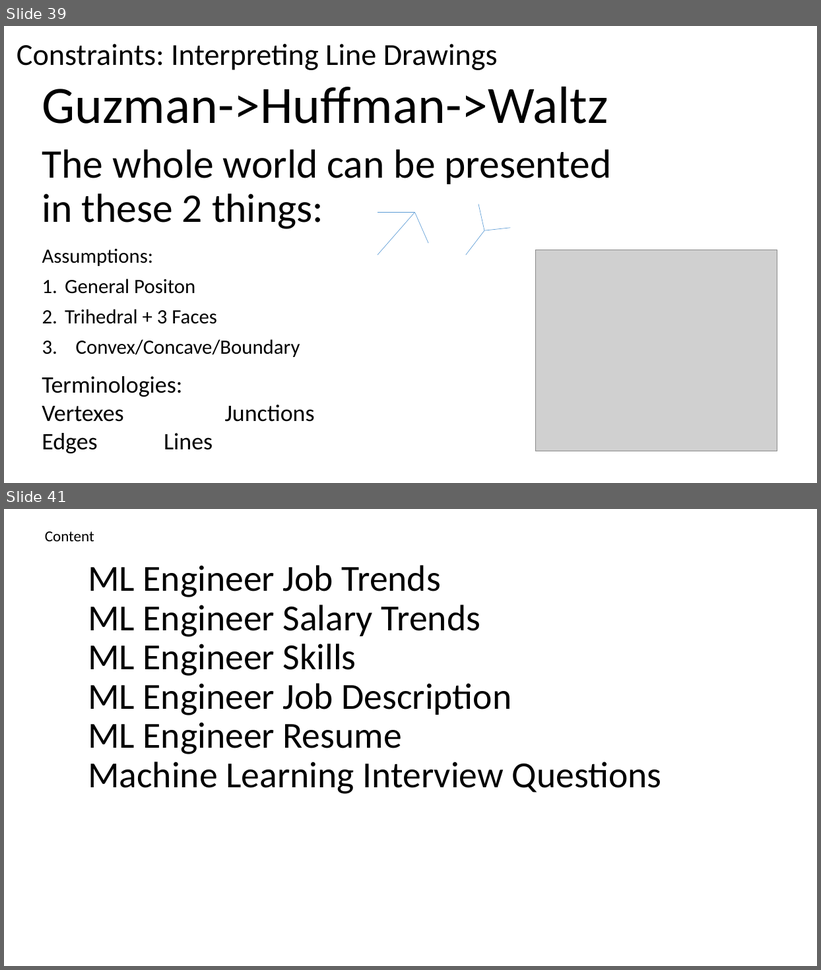
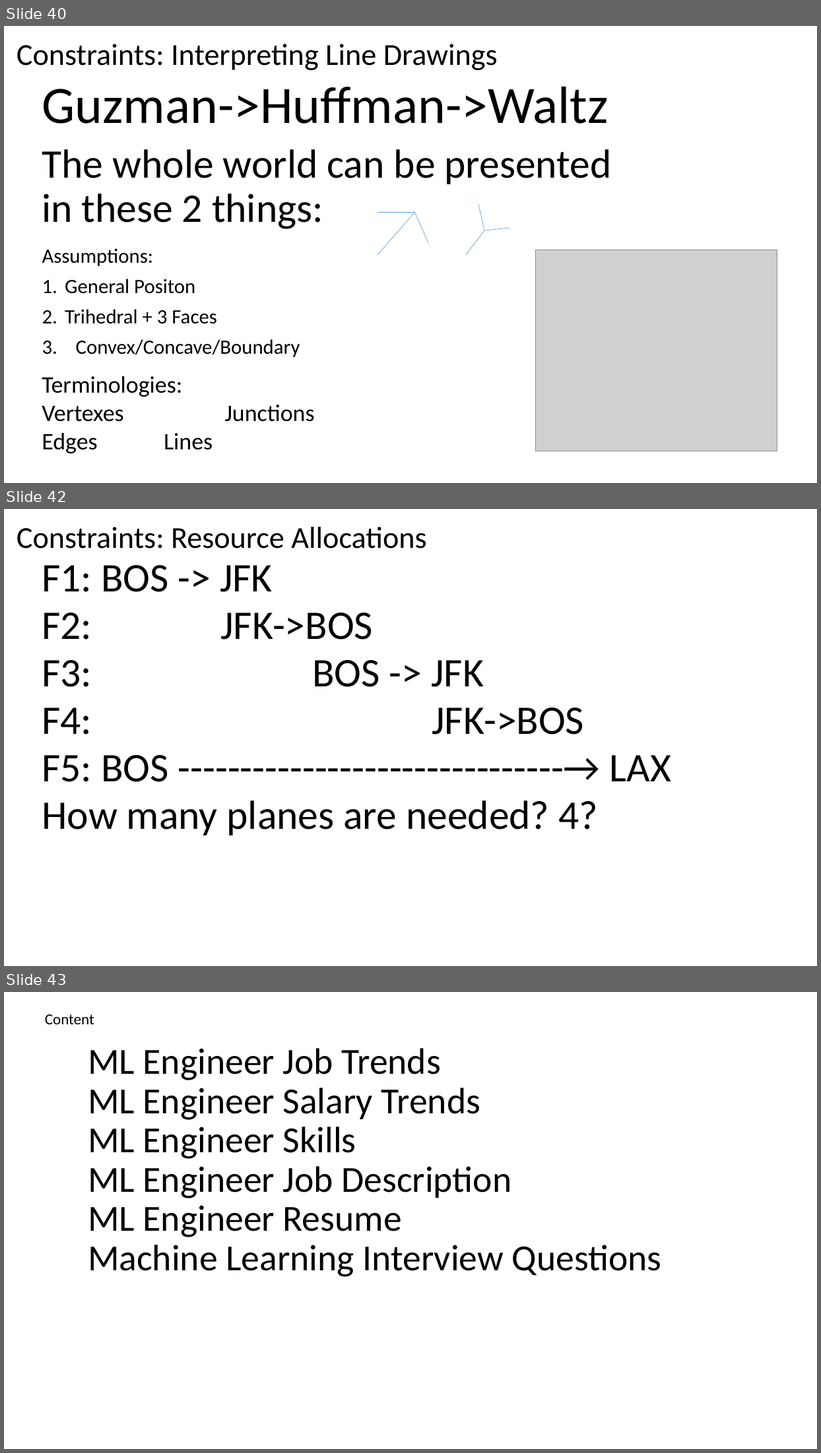
Before and after one commit to renshan2/accesspy, a slide deck: AI-ML-DL/Machine Learning.pptx. Shown one above the other, each under a label of ours: slides 39 and 41 before the commit, slides 40, 42 and 43 after it; the slides between them are not shown. The pictures are 821x970 and 821x1453 pixels, drawn with LibreOffice and Linux fonts; fonts in the diff are those of the drawing; grey boxes stand for pictures. Boxes give left, top, right and bottom in pixels: in the first picture for what was removed or moved away, otherwise in the second. Text is boxed around its words. In the diff, an @@ line names an element or a change of style, - is before the commit and + after.

```diff
--- a/AI-ML-DL/Machine Learning.pptx
+++ b/AI-ML-DL/Machine Learning.pptx
@@ slide 42 added at bbox=[4, 509, 817, 966], background #FFFFFF @@
@@ text added at bbox=[17, 527, 426, 549], 36 pt, text #000000 @@
+Constraints: Resource Allocations
@@ subtitle added at bbox=[42, 565, 671, 836], 48 pt, text #000000 @@
+F1: BOS -> JFK
+F2: JFK->BOS
+F3: BOS -> JFK
+F4: JFK->BOS
+F5: BOS -------------------------------→ LAX
+How many planes are needed? 4?
@@ what was slide 39 is now slide 40 @@
@@ what was slide 41 is now slide 43 @@
```
Also in this commit, not shown: 13 slides changed, 1 other slide added, 2 other files.
